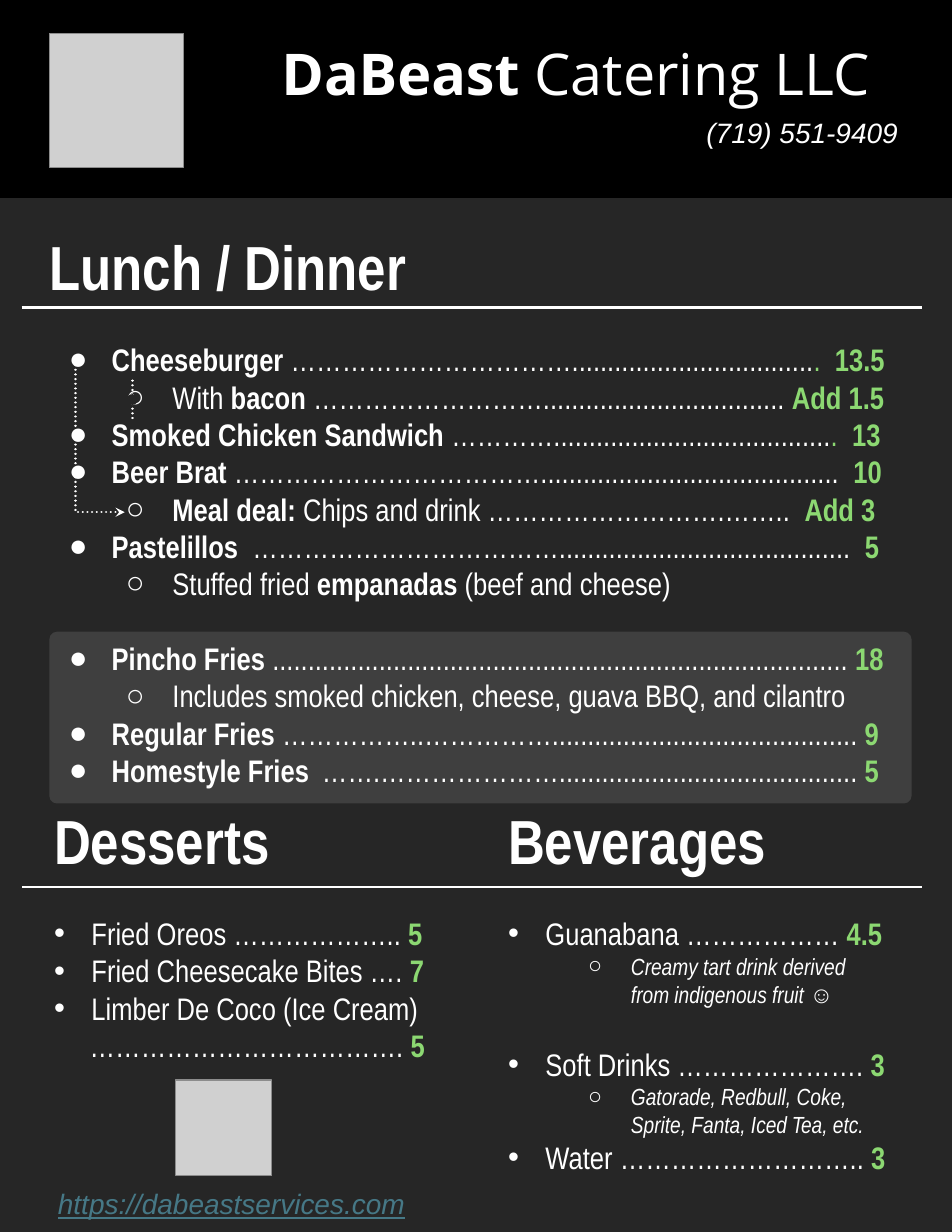
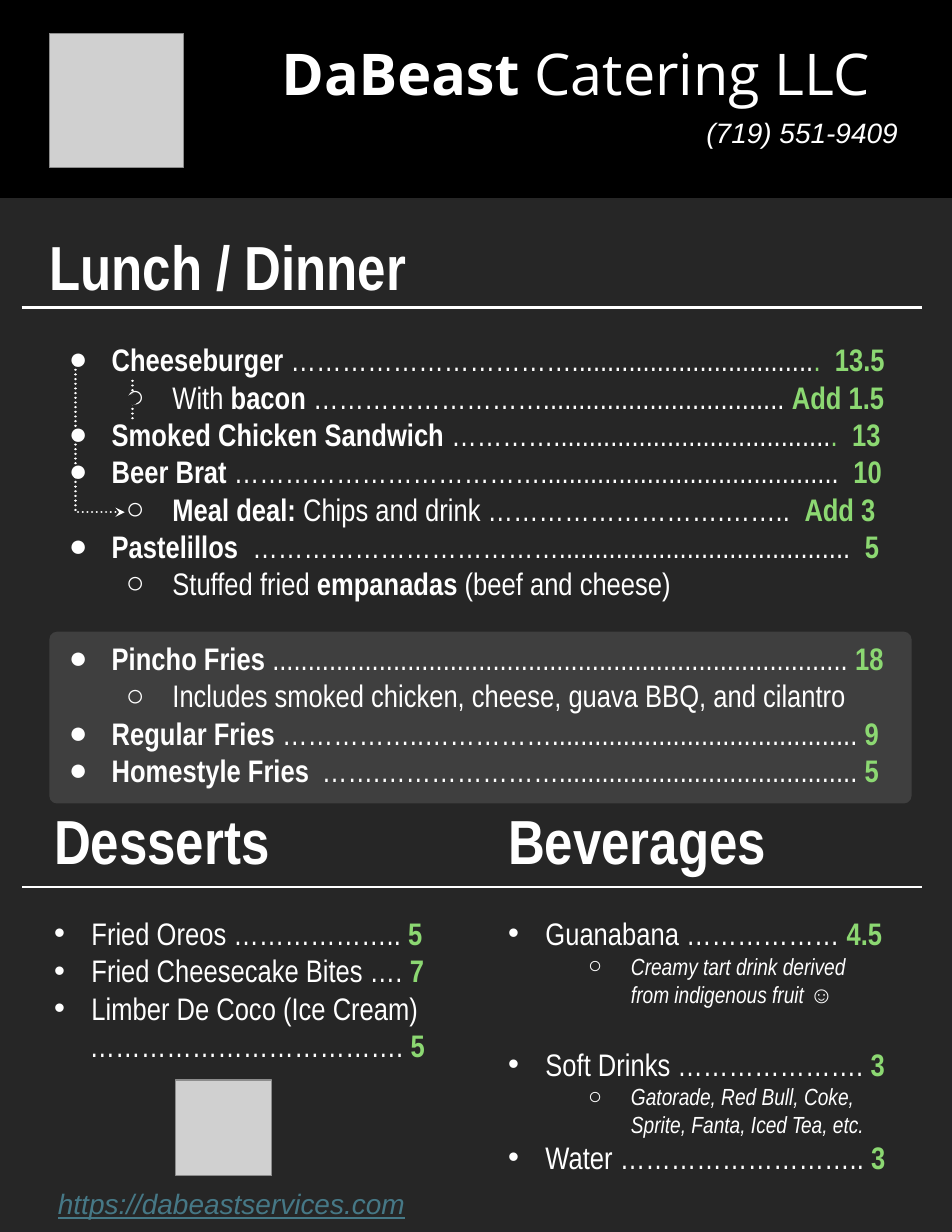
Before and after one commit to dabeastservices/dabeastservices.github.io, a slide deck: slide 1 of misc/Menu Letter 8.5 by 11 on 12-12-24/2_Letter_DaBeast Services Menu.pptx. Drawn at 952x1232 pixels with LibreOffice and Linux fonts; fonts in the diff are those of the drawing; grey boxes stand for pictures. Boxes give left, top, right and bottom in pixels: in the first picture for what was removed or moved away, otherwise in the second. Text is boxed around its words. In the diff, an @@ line names an element or a change of style, - is before the commit and + after.

```diff
--- a/misc/Menu Letter 8.5 by 11 on 12-12-24/2_Letter_DaBeast Services Menu.pptx
+++ b/misc/Menu Letter 8.5 by 11 on 12-12-24/2_Letter_DaBeast Services Menu.pptx
@@ text at bbox=[631, 1088, 864, 1138]: text changed @@
-  ○ Gatorade, Redbull, Coke,
-    Sprite, Fanta, Iced Tea, etc.
+  ○ Gatorade, Red Bull, Coke,
+    Sprite, Fanta, Iced Tea, etc.
```
Also in this commit, not shown: 7 other files.
